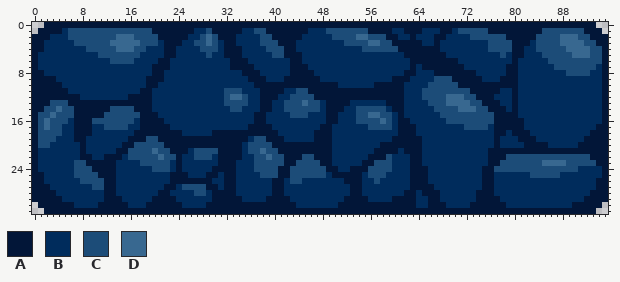
One commit to this sprite sheet: sprites/map/platform.png. The picture above is the old version.
The file is 96x32 pixels.
Palette (. is transparent): A #021638  B #002c5c  C #1c4c78  D #386890
Pixels before, first column x 0:
 0 ..AAAAAAAAAAAAAAAAAAAAAAAAAAAAAAAAAAAAAAAAAAAAAAAAAAAAAAAAAAAAAAAAAAAAAAAAAAAAAAAAAAAAAAAAAAAA..
 1 .AAAABCCCCCCCCCCCCCCAAAAAAABBCAAAAABBCCAAAAAAABBBCCCCCCCAAAABBAAABBBAABCCCCCAAAAAAAAACCCCCCCAAA.
 2 AAABBBCCCCCCCCDDDCCCCAAAAABBCDCAAABBBBCCAAAAABBBBBCCCCDDCCCAABBABBBAABBBBCCCCCCAAAAACCCCDDDCCAAA
 3 AABBBBBCCCCCCDDDDDCCCBAAABBCCDCBAABBBBCCCAAABBBBBBBBCCCCDDCCAAAAABBABBBBBBBBCCCCAAABCCCCDDDDCCAA
 4 AABBBBBBBCCCCCDDDCCBBBAABBBBCCCBAAABBBBCCCAABBBBBBBBBBBCCCCCCAAAAAAABBBBBBBBCCCCAABBCCCCCDDDDCCA
 5 ABBBBBBBBBBCCCCCCCBBBBAABBBBBCBBAAABBBBBCCAAABBBBBBBBBBBBBBBBBAAAAAAABBBBBBBBBCBAABBBCCCCCDDDCCA
 6 ABBBBBBBBBBBBCCCCBBBBAABBBBBBBBBBAAABBBBBBBAABBBBBBBBBBBBBBBBBBAAAAAAAABBBBBBBBBABBBBBCCCCCCCCCA
 7 ABBBBBBBBBBBBBBBBBBBAAABBBBBBBBBBAAAABBBBBBAAABBBBBBBBBBBBBBBBBABAAAAAAABBBBBBBAABBBBBBCCCCCCCBA
 8 AABBBBBBBBBBBBBBBBBBAABBBBBBBBBBBBBAAABBBBBAAAABBBBBBBBBBBBBBBAABBBAAAAAAABBBBBAABBBBBBBBCCCCBBA
 9 AAAABBBBBBBBBBBBBBBAAABBBBBBBBBBBBBBAAABBBAAAAAABBBBBBBBBBBBAAABBBBCCCAAAAABBBAAABBBBBBBBBBBBBBA
10 AAAAABBBBBBBBBBBBBBAABBBBBBBBBBBBBBBBAAAAAAAAAAAAAABBBBBBAAAAABBBBCCCCCAAAAAAAAAABBBBBBBBBBBBBBA
11 AAAAAABBBBBBBBBBBBAABBBBBBBBBBBBCCCBBBAAAABBCCAAAAAAAAAAAAAAAABBBCCCCCCCCAAAAABBABBBBBBBBBBBBBBA
12 AAAAAAAABBBBBBBBAAAABBBBBBBBBBBBCDDCBBAAABBCCCCAAAAAAAAAAAAAAABBBCCCCDDDCCAAABBBABBBBBBBBBBBBBBA
13 AAACCCAAAAAAAAAAAAAABBBBBBBBBBBBCCCCBBAABBCCCDCCBAAAABBBBBBAAABBBBCCCDDDDCCAAABBABBBBBBBBBBBBBBA
14 AACCDCCAAAAAACCCCAAABBBBBBBBBBBBBCCBBBAABBCCCCCCBAAABBCCCCCBAABBBBBCCCCDDDCCAAABABBBBBBBBBBBBBBA
15 ACCDCCCAAAAACCCCCCAAABBBBBBBBBBBBBBBBAABBBBCCCBBBAABBBCCDDCCBABBBBBBCCCCCCCCCAAAABBBBBBBBBBBBBBA
16 ACDCCCBAAACCCCCCCBAAAABBBBBBBBBBBBBBBAABBBBBBBBBBAABBBCCCCDCBAABBBBBBCCCCCCCCAAAAABBBBBBBBBBBBBA
17 ACDCCBBAAABBCCCCBBAAAAABBBBBBBBBBBBBAAAABBBBBBBBAABBBBBBCCCCBAAABBBBBBBBCCCCBAAAAABBBBBBBBBBBBAA
18 ACCCCBBAAABBBBBBBAAAAAAAABBBBBAAAAAAAAAAABBBBBBAAABBBBBBBBBBBAAABBBBBBBBBBBBBAABAAABBBBBBBBBBAAA
19 ACCCBBBAABBBBBBBAAACCAAAAAAAAAAAAAAABCCAAABBBBBAAABBBBBBBBBBAAAAABBBBBBBBBBBBABBBAAABBBBBBBBAAAA
20 ACCBBBBBABBBBBBAACCCCCAAAAAAAAAAAAABCCCCAAAAAAAAAABBBBBBBBAAAAAAABBBBBBBBBBBBABBBBAAAABBBBBAAAAA
21 ABBBBBBBABBBBBAACCCCDCCAAABCCCCAAAABCCDCCAAAAAAAAABBBBBBBAAAABAAABBBBBBBBBBBAAAAAAAAAAAAAAAAAAAA
22 ABBBBBBBAABBAAABCCCCCDCCABBCCCBAAAABBCCDCCAAACCAAABBBBBBAAACBBBAABBBBBBBBBBBAAACCCCCCCCCCCCCCAAA
23 ABBBBBBCCAAAAABBBBCCCCCBABBBBBBAAABBBCCCCCAACCCCAABBBBBAACCCBBBAABBBBBBBBBBBAACCCCCCCDDDDCCCCCAA
24 ABBBBBBCCCAAAABBBBBBCCCBABBBBBAAAABBBCCCCAACCCCCCAABBAAACCCCBBBAAABBBBBBBBBAACCCCCCCCCCCCCCBBBBA
25 AABBBBBCCCCAAABBBBBBBBBAAABBBAABAABBBBCCCAACCCCCCBAAAAABCCCBBBBAAABBBBBBBBBAABBBBBBCCCCCBBBBBBBA
26 AABBBBBBCCCCAABBBBBBBBBAAAAAAABBAABBBBBBAABCCBBBBBBBAAABBCBBBBBAAABBBBBBBBBAABBBBBBBBBBBBBBBBBAA
27 AAABBBBBBBCCAABBBBBBBBAABCCCCAABAABBBBBBAABBBBBBBBBBBAABBBBBBBBAAAABBBBBBBBAABBBBBBBBBBBBBBBBBAA
28 AAAABBBBBBBBAABBBBBBBAABBBBCCBAAAABBBBBBAABBBBBBBBBBBAABBBBBBBAABAAABBBBBBAAABBBBBBBBBBBBBBBBAAA
29 AAAAABBBBBBBAAABBBBBAAAABBBBBBAAAAABBBBAAAABBBBBBBBBAAAABBBBAAAABBAABBBBBBAAAABBBBBBBBBBBBBBAAAA
30 .AAAAAABBBBAAAAABBBAAAAAABBBBAAAAAAAAAAAAAAABBBBBBBAAAAAAAAAAAAABBAAABBBBAAAAAABBBBBBBBBBBAAAAA.
31 ..AAAAAAAAAAAAAAAAAAAAAAAAAAAAAAAAAAAAAAAAAAAAAAAAAAAAAAAAAAAAAAAAAAAAAAAAAAAAAAAAAAAAAAAAAAAA..
After the commit:
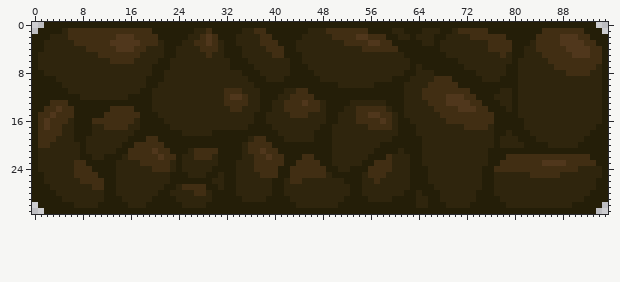
Change:
colour A: #021638 -> #241e08
colour B: #002c5c -> #2f250d
colour C: #1c4c78 -> #412e13
colour D: #386890 -> #50371c
Changed places in both pictures, as pixel boxes (x1, y1, x2, y2):
changed: (32, 22, 608, 214)
